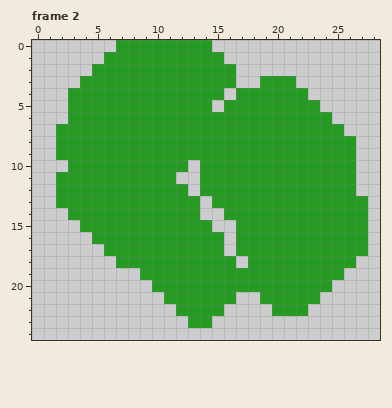
One commit to this pixel-art file: Assets/Arts/Enemies/Boss/FruitKing/Dead/LH/LHDead.aseprite. This is how it looked before the edit.
64x64 pixels, 6 frames. Shown: frame 2: x 0..28, y 0..24. The commit also changed other frames, which this record leaves out.
New version:
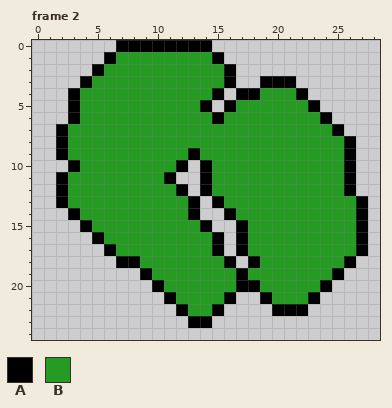
Palette (. is transparent): A #000000  B #259b24
What changed:
Frame 2:
y 0: x 7..14 BBBBBBBB -> AAAAAAAA
y 1: x 6 B -> A; x 15 B -> A
y 2: x 5 B -> A; x 16 B -> A
y 3: x 4 B -> A; x 16 B -> A; x 19..21 BBB -> AAA
y 4: x 3 B -> A; x 15 B -> A; x 17..18 BB -> AA; x 22 B -> A
y 5: x 3 B -> A; x 14 B -> A; x 16 B -> A; x 23 B -> A
y 6: x 3 B -> A; x 15 B -> A; x 24 B -> A
y 7: x 2 B -> A; x 25 B -> A
y 8: x 2 B -> A; x 26 B -> A
y 9: x 2 B -> A; x 13 B -> A; x 26 B -> A
y 10: x 3 B -> A; x 12 B -> A; x 14 B -> A; x 26 B -> A
y 11: x 2 B -> A; x 11 B -> A; x 14 B -> A; x 26 B -> A
y 12: x 2 B -> A; x 12 B -> A; x 14 B -> A; x 26 B -> A
y 13: x 2 B -> A; x 13 B -> A; x 15 B -> A; x 27 B -> A
y 14: x 3 B -> A; x 13 B -> A; x 16 B -> A; x 27 B -> A
y 15: x 4 B -> A; x 14 B -> A; x 17 B -> A; x 27 B -> A
y 16: x 5 B -> A; x 15 B -> A; x 17 B -> A; x 27 B -> A
y 17: x 6 B -> A; x 15 B -> A; x 17 B -> A; x 27 B -> A
y 18: x 7..8 BB -> AA; x 16 B -> A; x 18 B -> A; x 26 B -> A
y 19: x 9 B -> A; x 17 B -> A; x 25 B -> A
y 20: x 10 B -> A; x 17..18 BB -> AA; x 24 B -> A
y 21: x 11 B -> A; x 16 B -> A; x 19 B -> A; x 23 B -> A
y 22: x 12 B -> A; x 15 B -> A; x 20..22 BBB -> AAA
y 23: x 13..14 BB -> AA
Pixel boxes of the changes (left, top, right, bottom) in both pictures:
changed: (56, 40, 368, 328)
